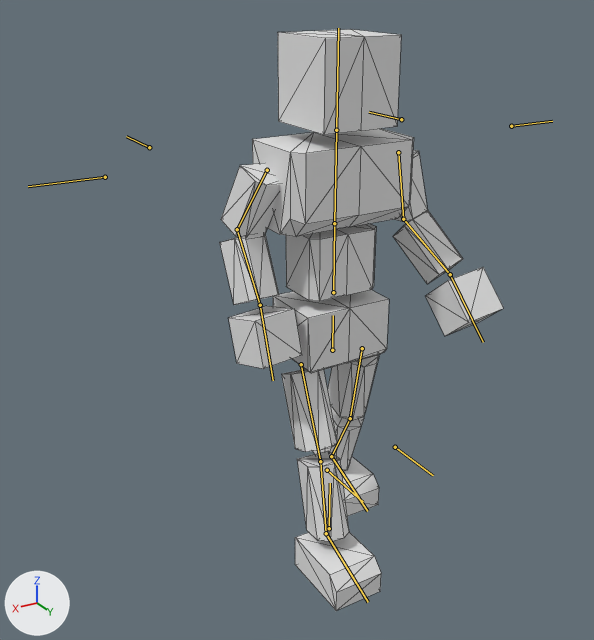
An edit to the glTF model BrowserGame/public/models/ToyQuest.glb, drawn before and after from the same camera.
Both versions are drawn from a camera (50 mm lens) standing at (10.85, 16.28, 10.09) and looking at (1.04, -0.08, 1.91). Arrows for +X, +Y and +Z are at lower left; the lights stay in place. Both versions are drawn at frame 12 of the action '05_feet.walk'; the numbers are the values there. The bones that bend it are drawn over the model as lines. Mesh edges are drawn as thin lines.

The first picture shows '立方体'.
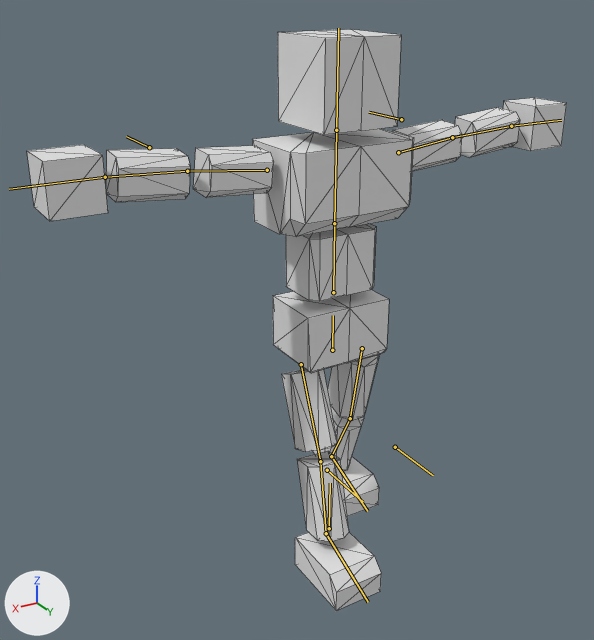
The change in detail:
Bone 'upper arm.R' (bone_upper_arm_r) turns from (5, -3, 76) to (-2, 3, -5) degrees about its own x, y and z.
Bone 'forearm.R' (bone_forearm_r) turns from (-41, 0, 1) to (4, 0, 0) degrees about its own x, y and z.
Bone 'hand.R' (bone_hand_r) turns from (2, 1, 10) to (-2, -3, 5) degrees about its own x, y and z.
Bone 'upper arm.L' (bone_upper_arm_l) turns from (30, -18, -85) to (-2, -3, 5) degrees about its own x, y and z.
Bone 'forearm.L' (bone_forearm_l) turns from (-48, 0, -1) to (4, 0, 0) degrees about its own x, y and z.
Bone 'hand.L' (bone_hand_l) turns from (9, 5, -3) to (-2, 3, -5) degrees about its own x, y and z.

Where the change shows, as pixel boxes (x1, y1, x2, y2) in the pictures (594 x 640 px):
'立方体', posed (90% wider)
    before: (220, 29, 503, 611)
    after: (27, 29, 567, 611)
bone 'upper arm.R', root to tip
    before: (398, 152) to (403, 219)
    after: (398, 152) to (452, 137)
bone 'forearm.R', root to tip
    before: (403, 219) to (450, 274)
    after: (452, 137) to (511, 126)
bone 'hand.R', root to tip
    before: (450, 274) to (483, 342)
    after: (511, 126) to (561, 120)
bone 'upper arm.L', root to tip
    before: (267, 170) to (237, 229)
    after: (267, 170) to (187, 171)
bone 'forearm.L', root to tip
    before: (237, 229) to (260, 305)
    after: (187, 171) to (105, 177)
bone 'hand.L', root to tip
    before: (260, 305) to (273, 380)
    after: (105, 177) to (9, 189)
